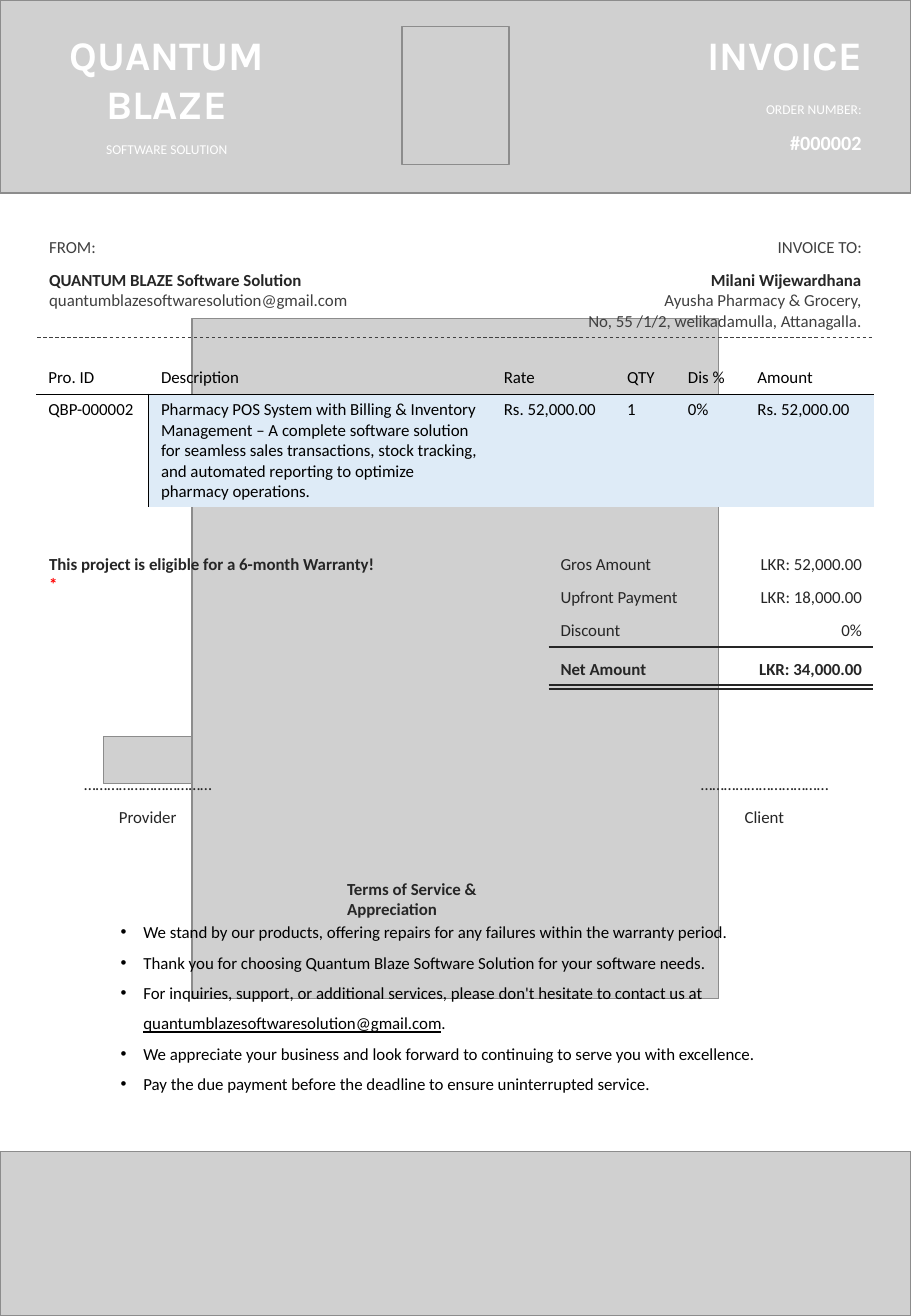
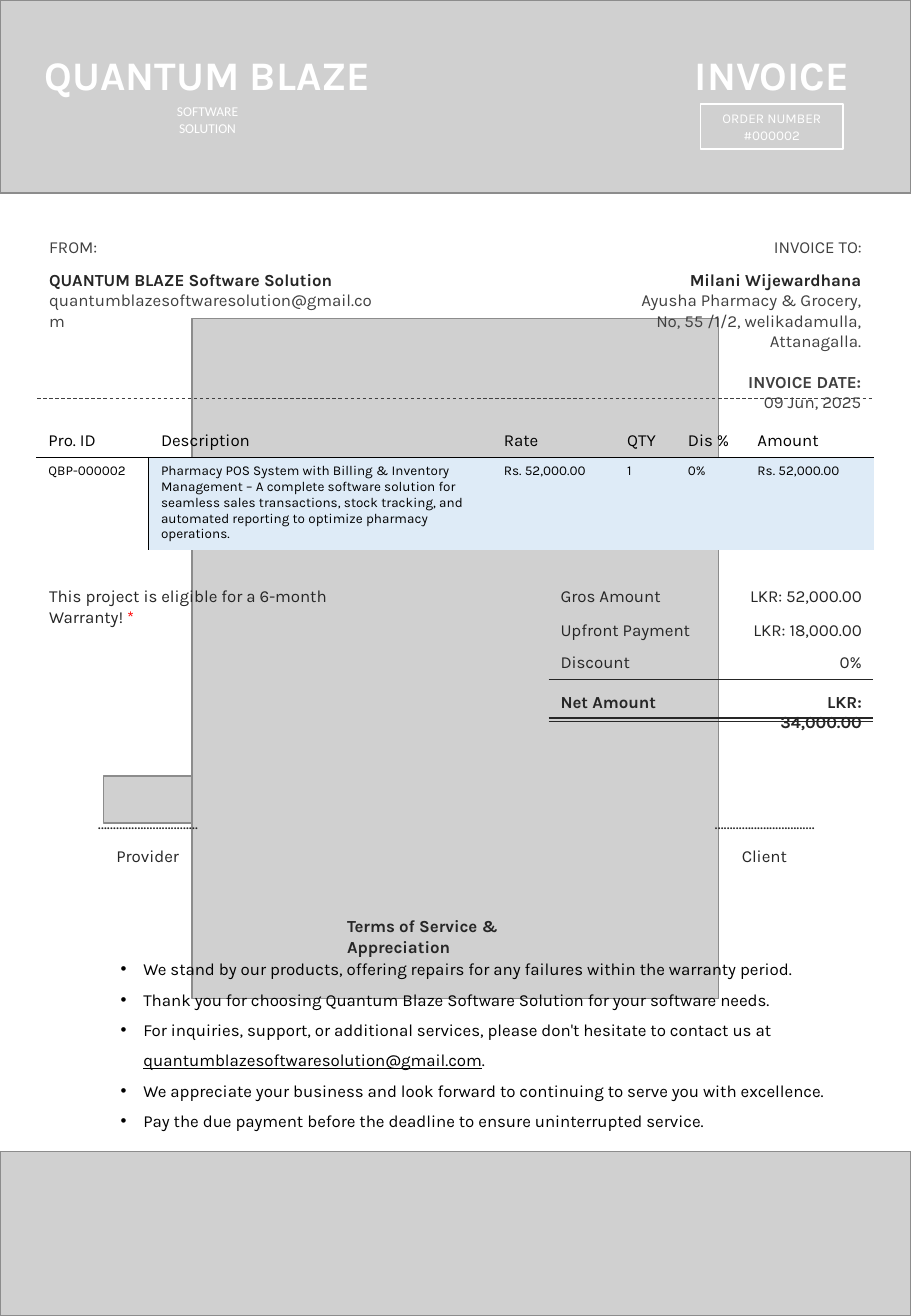
Before and after one commit to QuantumBlazeSoftwareSolution/P-02---Pharmacy-System-software, a slide deck: slide 1 of Assets/Docs/payment Receipt.pptx. Drawn at 911x1316 pixels with LibreOffice and Linux fonts; fonts in the diff are those of the drawing; grey boxes stand for pictures. Boxes give left, top, right and bottom in pixels: in the first picture for what was removed or moved away, otherwise in the second. Text is boxed around its words. In the diff, an @@ line names an element or a change of style, - is before the commit and + after.

```diff
--- a/Assets/Docs/payment Receipt.pptx
+++ b/Assets/Docs/payment Receipt.pptx
@@ picture removed at bbox=[402, 27, 509, 165] @@
@@ text "QUANTUM BLAZE" rewrapped from bbox=[69, 44, 264, 119] to bbox=[45, 64, 371, 97] @@
@@ text "INVOICE": place and size @@
-text "INVOICE" at bbox=[707, 44, 861, 70]
+text "INVOICE" at bbox=[695, 64, 849, 90]
@@ text "INVOICE" at bbox=[695, 64, 849, 90]: alignment right to centre @@
@@ text "SOFTWARE SOLUTION" rewrapped from bbox=[106, 146, 227, 154] to bbox=[177, 108, 238, 133] @@
@@ rectangle "ORDER NUMBER": place and size @@
-rectangle "ORDER NUMBER" at bbox=[766, 106, 862, 114]
+rectangle "ORDER NUMBER" at bbox=[701, 104, 843, 149]
@@ rectangle "ORDER NUMBER" at bbox=[701, 104, 843, 149]: outline none to #FFFFFF 1 pt @@
@@ text in rectangle at bbox=[722, 115, 821, 140]: text changed; font Calibri to Karla @@
-ORDER NUMBER:
+ORDER NUMBER
+#000002
@@ text removed at bbox=[790, 137, 862, 150] @@
-#000002
@@ text "Milani Wijewardhana": place and size @@
-text "Milani Wijewardhana" at bbox=[588, 274, 861, 332]
+text "Milani Wijewardhana" at bbox=[641, 274, 862, 410]
@@ text at bbox=[641, 274, 862, 351]: font Calibri to Karla in "Milani Wijewardhana", "Ayusha Pharmacy & Grocery,", "No, 55 /1/2, welikadamulla, Attanagalla." @@
@@ text at bbox=[748, 377, 862, 410]: paragraphs added @@
+INVOICE DATE:
+09 Jun, 2025
@@ line moved from (38, 338) - (873, 338) to (38, 398) - (873, 398) @@
@@ table at bbox=[36, 425, 875, 545] @@
@@ font Calibri to Karla @@
@@ size 10 to 8 pt in "QBP-000002", "Pharmacy POS System with Billing & Inventory ...", "Rs. 52,000.00", "1" and 2 more places @@
@@ table: place and size @@
-table at bbox=[36, 362, 875, 508]
+table at bbox=[36, 425, 875, 545]
@@ text "This project is eligible for ...": place and size @@
-text "This project is eligible for ..." at bbox=[49, 556, 374, 575]
+text "This project is eligible for ..." at bbox=[49, 587, 327, 627]
@@ text "This project is eligible for ..." at bbox=[49, 587, 327, 627]: font Calibri to Karla, bold off @@
@@ text "Gros Amount": place and size @@
-text "Gros Amount" at bbox=[561, 559, 651, 570]
+text "Gros Amount" at bbox=[561, 591, 660, 602]
@@ text "LKR: 52,000.00": place and size @@
-text "LKR: 52,000.00" at bbox=[761, 559, 862, 572]
+text "LKR: 52,000.00" at bbox=[750, 591, 862, 604]
@@ text "Upfront Payment": place and size @@
-text "Upfront Payment" at bbox=[561, 591, 678, 606]
+text "Upfront Payment" at bbox=[561, 624, 690, 640]
@@ text "LKR: 18,000.00": place and size @@
-text "LKR: 18,000.00" at bbox=[761, 591, 862, 605]
+text "LKR: 18,000.00" at bbox=[753, 625, 862, 638]
@@ text "0%": place and size @@
-text "0%" at bbox=[841, 624, 862, 636]
+text "0%" at bbox=[840, 657, 862, 668]
@@ text "LKR: 34,000.00": place and size @@
-text "LKR: 34,000.00" at bbox=[759, 664, 862, 677]
+text "LKR: 34,000.00" at bbox=[780, 697, 862, 730]
@@ 3 lines, 2 texts: place and size @@
-3 lines, 2 texts at bbox=[549, 624, 873, 689]
+3 lines, 2 texts at bbox=[549, 656, 873, 722]
@@ font Calibri to Karla in 17 elements at bbox=[49, 242, 97, 253], bbox=[49, 274, 484, 1070], bbox=[774, 242, 862, 253], bbox=[561, 591, 660, 602], bbox=[561, 624, 690, 640], bbox=[561, 697, 656, 708], bbox=[561, 656, 630, 668], bbox=[143, 960, 824, 1131], bbox=[116, 850, 179, 862], bbox=[742, 850, 787, 862], bbox=[780, 697, 862, 730], bbox=[347, 920, 477, 957], bbox=[753, 625, 862, 638], bbox=[750, 591, 862, 604], bbox=[840, 657, 862, 668], bbox=[38, 807, 258, 839], bbox=[655, 807, 875, 839] @@
@@ 5 texts, 1 picture: place and size @@
-5 texts, 1 picture at bbox=[38, 737, 875, 1093]
+5 texts, 1 picture at bbox=[38, 776, 875, 1131]
@@ text "Terms of Service & Appreciation": place and size @@
-text "Terms of Service & Appreciation" at bbox=[347, 883, 461, 918]
+text "Terms of Service & Appreciation" at bbox=[347, 920, 477, 957]
```
Also in this commit, not shown: 2 other files.
